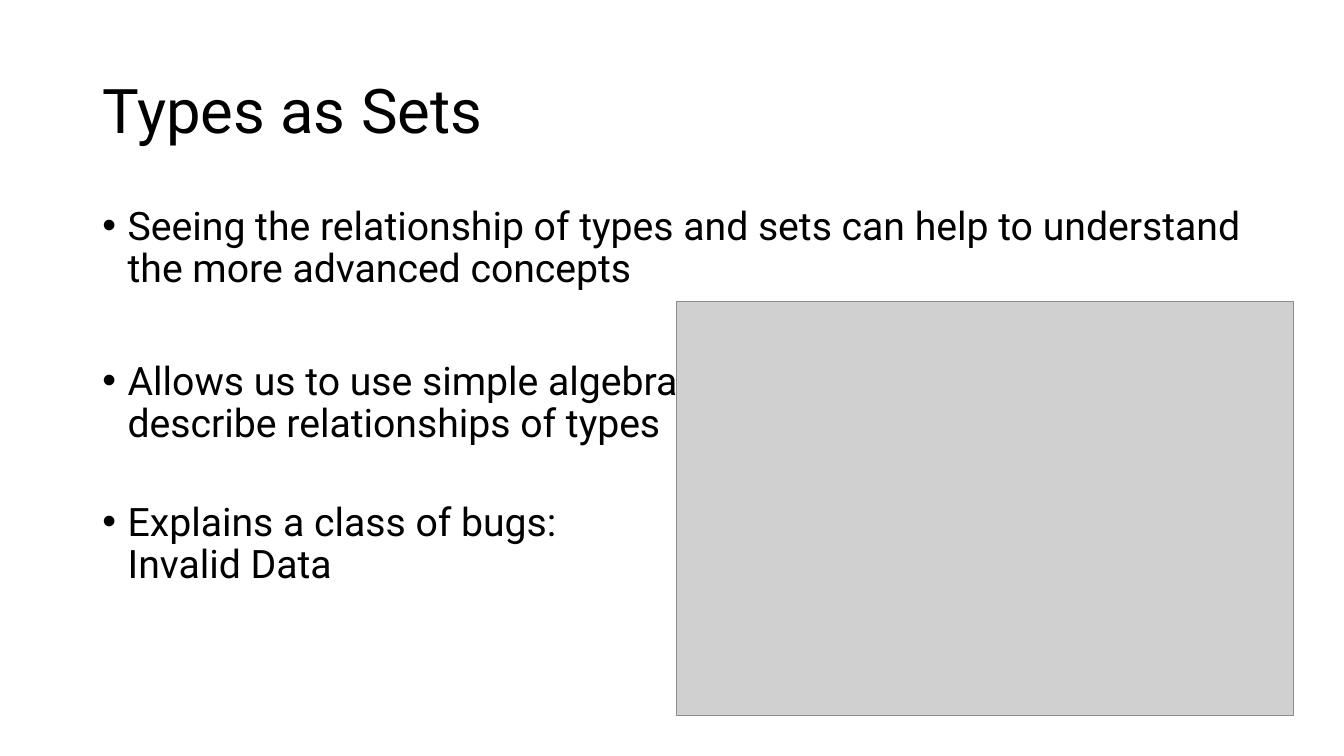
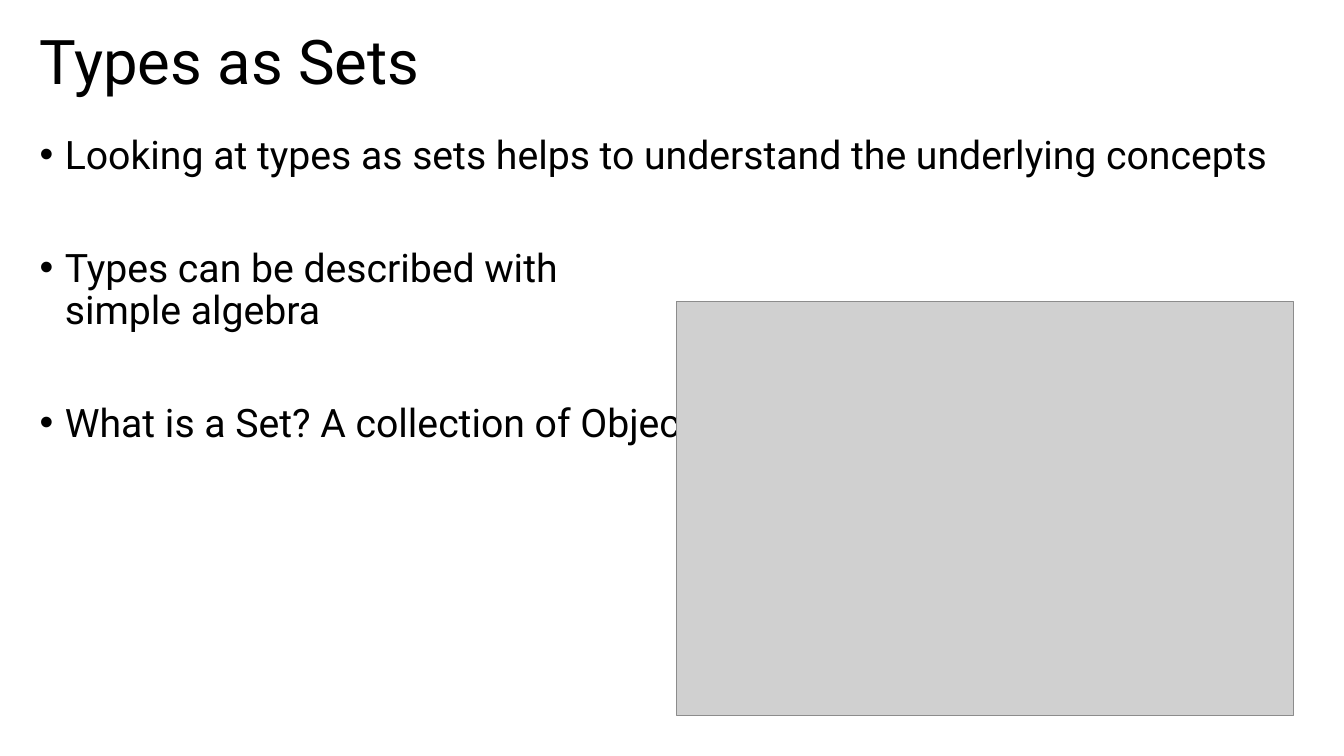
Before and after one commit to ymekesser/a-type-of-magic-presentation, a slide deck: slide 7 of a-type-of-magic.pptx (slide 6 before the commit). Drawn at 1344x756 pixels with LibreOffice and Linux fonts; fonts in the diff are those of the drawing; grey boxes stand for pictures. Boxes give left, top, right and bottom in pixels: in the first picture for what was removed or moved away, otherwise in the second. Text is boxed around its words. In the diff, an @@ line names an element or a change of style, - is before the commit and + after.

Commit message:
Refined basic types and intro

```diff
--- a/a-type-of-magic.pptx
+++ b/a-type-of-magic.pptx
@@ title "Types as Sets": place and size @@
-title "Types as Sets" at <box>102,88,482,146</box>
+title "Types as Sets" at <box>40,39,419,97</box>
@@ text at <box>65,139,1267,447</box>: text changed @@
-• Seeing the relationship of types and sets can help to understand the more advanced concepts
-• Allows us to use simple algebra to
-  describe relationships of types
-• Explains a class of bugs:
-  Invalid Data
+• Looking at types as sets helps to understand the underlying concepts
+• Types can be described with
+  simple algebra
+• What is a Set? A collection of Objects
```
Also in this commit, not shown: 11 other slides changed, 7 slides added, 2 other files.
